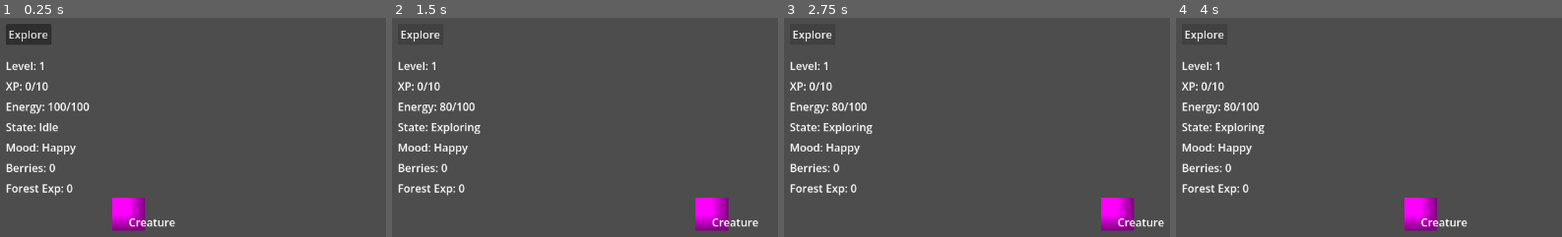
Above: before the commit, frames 1-4 (left to right).
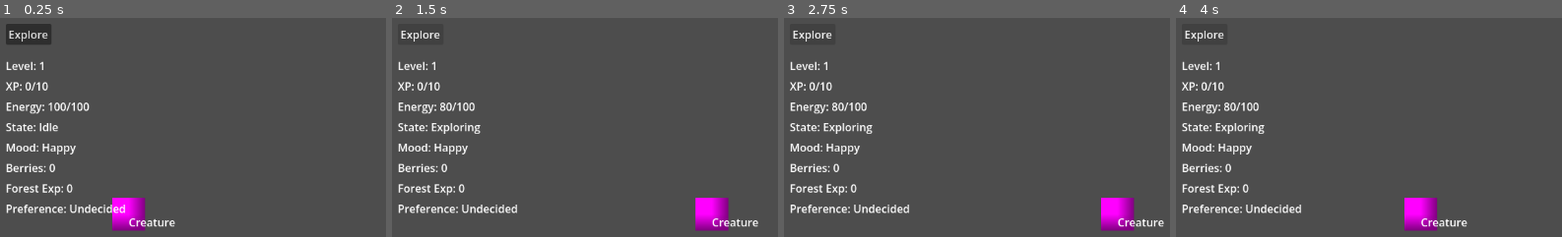
Above: after the commit, the same moments.

Repository: Radhika-15-Agarwal/CreatureGame
Game: Godot game, scene res://scenes/main.tscn
Two runs of this game, one before a commit and one after it. Both use one fixed random seed, a clock stepped at 60 frames per second and the inputs below.
Inputs:
- Up to frame 1 (0.25 s): no input
- Up to frame 2 (1.5 s): click "Explore" at 0.5 s; click "Explore" at 1.25 s
- Up to frame 3 (2.75 s): click "Explore" at 2 s
- Up to frame 4 (4 s): tap Enter at 2.75 s; tap Space at 3.5 s

The runs differ from the first frame. In frame 1, 0.6% of the frame differs, in the area x 1-33%, y 85-90%; in frame 2, 0.6%; in frame 3, 0.6%; in frame 4, 0.6%.

Commit message:
Add creature preference system

Diff:
--- a/scenes/main.tscn
+++ b/scenes/main.tscn
@@ -81,4 +81,11 @@
 offset_bottom = 273.0
 text = "Forest Exp: 0"
 
+[node name="PreferenceLabel" type="Label" parent="CanvasLayer" unique_id=1078040197]
+offset_left = 20.0
+offset_top = 280.0
+offset_right = 60.0
+offset_bottom = 303.0
+text = "Preference: Undecided"
+
 [connection signal="pressed" from="CanvasLayer/ExploreButton" to="." method="_on_explore_button_pressed"]
--- a/scripts/creature.gd
+++ b/scripts/creature.gd
@@ -38,6 +38,8 @@
 
 var min_experience_reward := 1
 var max_experience_reward := 3
+
+var forest_preference_threshold := 10
 
 signal stats_changed
 
@@ -137,3 +139,9 @@
 
 func get_experience(experience_type: String):
 	return experiences.get(experience_type, 0)
+
+func get_preference():
+	if get_experience("Forest") >= forest_preference_threshold:
+		return "Likes Forests"
+
+	return "Undecided"
--- a/scripts/main.gd
+++ b/scripts/main.gd
@@ -9,6 +9,7 @@
 @onready var mood_label = $CanvasLayer/MoodLabel
 @onready var berry_label = $CanvasLayer/BerryLabel
 @onready var forest_exp_label = $CanvasLayer/ForestExpLabel
+@onready var preference_label = $CanvasLayer/PreferenceLabel
 
 func _on_explore_button_pressed():
 	creature.explore()
@@ -33,3 +34,5 @@
 	mood_label.text = "Mood: " + creature.get_mood()
 	berry_label.text = "Berries: %d" % creature.get_item_count("Berry")
 	forest_exp_label.text = "Forest Exp: %d" % creature.get_experience("Forest")
+
+	preference_label.text = "Preference: " + creature.get_preference()
